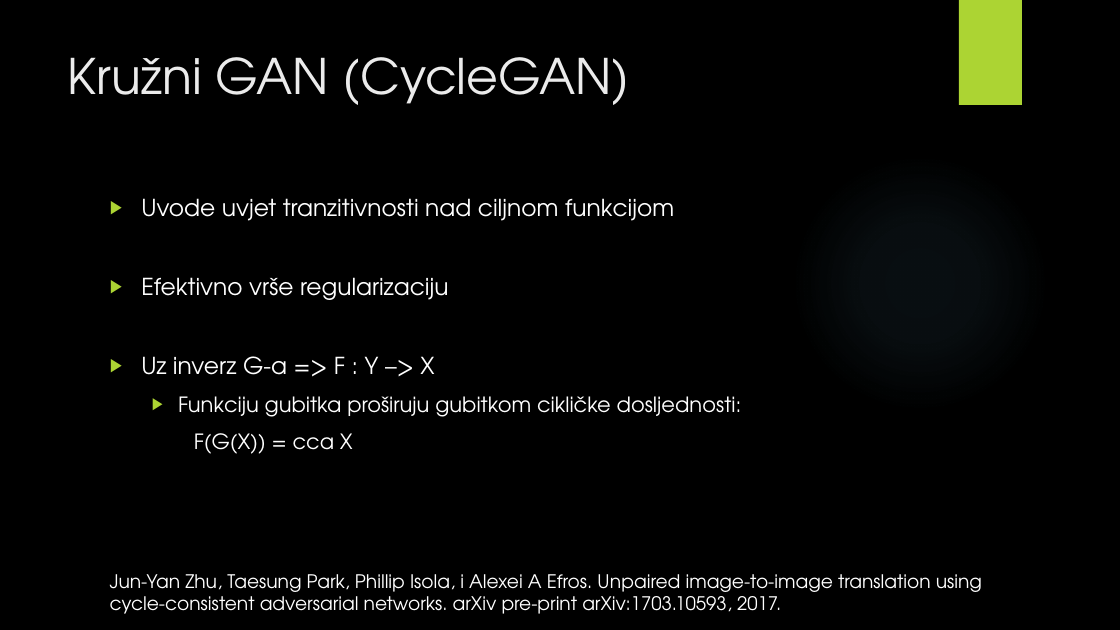
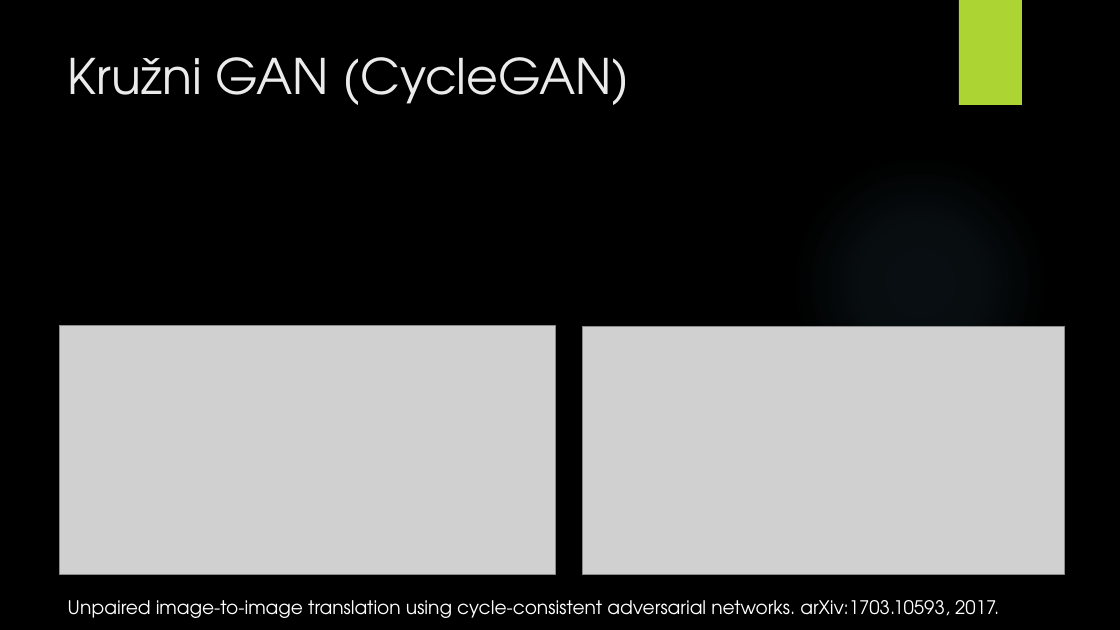
Before and after one commit to v-silverfin/fer-graduate-seminar, a slide deck: slide 13 of kvukic-seminar-presentation-2018.pptx. Drawn at 1120x630 pixels with LibreOffice and Linux fonts; fonts in the diff are those of the drawing; grey boxes stand for pictures; background and template pictures are left out. Boxes give left, top, right and bottom in pixels: in the first picture for what was removed or moved away, otherwise in the second. Text is boxed around its words. In the diff, an @@ line names an element or a change of style, - is before the commit and + after.

```diff
--- a/kvukic-seminar-presentation-2018.pptx
+++ b/kvukic-seminar-presentation-2018.pptx
@@ text removed at <box>141,198,742,454</box> @@
-▶ Uvode uvjet tranzitivnosti nad ciljnom funkcijom
-▶ Efektivno vrše regularizaciju
-▶ Uz inverz G-a => F : Y –> X
-  ▶ Funkciju gubitka proširuju gubitkom cikličke dosljednosti:
-  F(G(X)) = cca X
@@ picture added at <box>60,326,555,574</box> @@
@@ picture added at <box>582,327,1065,575</box> @@
@@ text at <box>68,600,999,618</box>: text changed @@
-Jun-Yan Zhu, Taesung Park, Phillip Isola, i Alexei A Efros. Unpaired image-to-image translation using cycle-consistent adversarial networks. arXiv pre-print arXiv:1703.10593, 2017.
+Unpaired image-to-image translation using cycle-consistent adversarial networks. arXiv:1703.10593, 2017.
```
Also in this commit, not shown: 9 other slides changed, 4 slides added, 1 slide removed, 3 other files.
